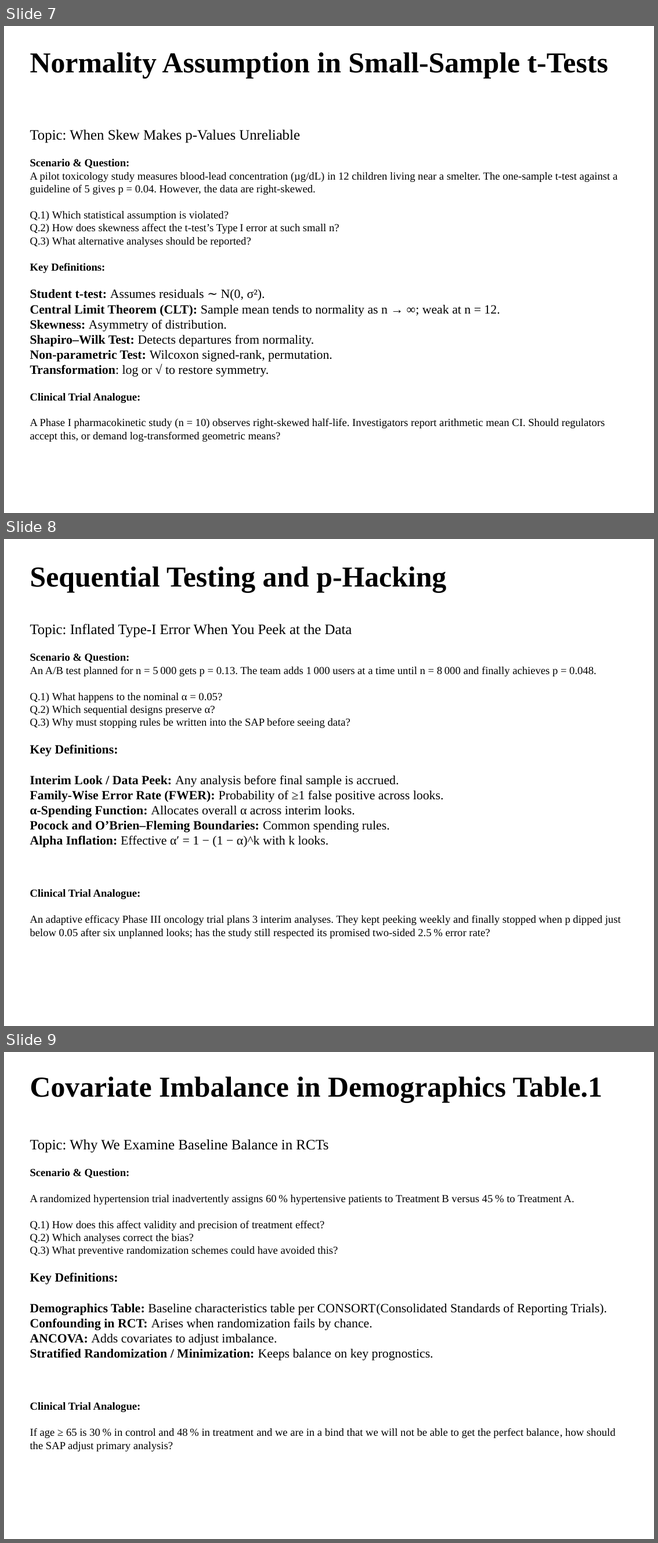
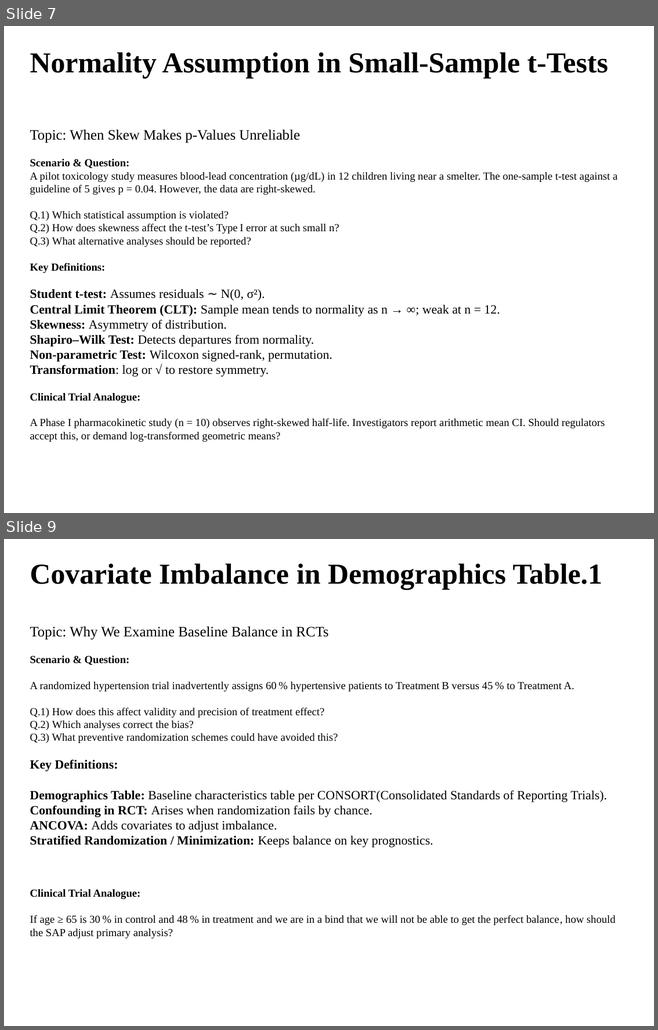
Before and after one commit to arnabsamanta-1/arnabsamanta-1.github.io, a slide deck: Hypothesis_Testing_Set_1.pptx. Shown one above the other, each under a label of ours: slides 7, 8 and 9 before the commit, slides 7 and 9 after it; the slides between them are not shown. The pictures are 658x1543 and 658x1030 pixels, drawn with LibreOffice and Linux fonts; fonts in the diff are those of the drawing. Boxes give left, top, right and bottom in pixels: in the first picture for what was removed or moved away, otherwise in the second. Text is boxed around its words. In the diff, an @@ line names an element or a change of style, - is before the commit and + after.

```diff
--- a/Hypothesis_Testing_Set_1.pptx
+++ b/Hypothesis_Testing_Set_1.pptx
@@ slide 8 removed at (4, 539, 654, 1026), background #FFFFFF @@
@@ text removed at (30, 566, 446, 592) @@
-Sequential Testing and p-Hacking
@@ text removed at (30, 624, 621, 939) @@
-Topic: Inflated Type‑I Error When You Peek at the Data
-Scenario & Question:
-An A/B test planned for n = 5 000 gets p = 0.13. The team adds 1 000 users at a time until n = 8 000 and finally achieves p = 0.048.
-Q.1) What happens to the nominal α = 0.05?
-Q.2) Which sequential designs preserve α?
-Q.3) Why must stopping rules be written into the SAP before seeing data?
-Key Definitions:
-Interim Look / Data Peek: Any analysis before final sample is accrued.
-Family‑Wise Error Rate (FWER): Probability of ≥1 false positive across looks.
-α‑Spending Function: Allocates overall α across interim looks.
-Pocock and O’Brien–Fleming Boundaries: Common spending rules.
-Alpha Inflation: Effective α′ = 1 − (1 − α)^k with k looks.
-Clinical Trial Analogue:
-An adaptive efficacy Phase III oncology trial plans 3 interim analyses. They kept peeking weekly and finally stopped when p dipped just below 0.05 after six unplanned looks; has the study still respected its promised two‑sided 2.5 % error rate?
```
